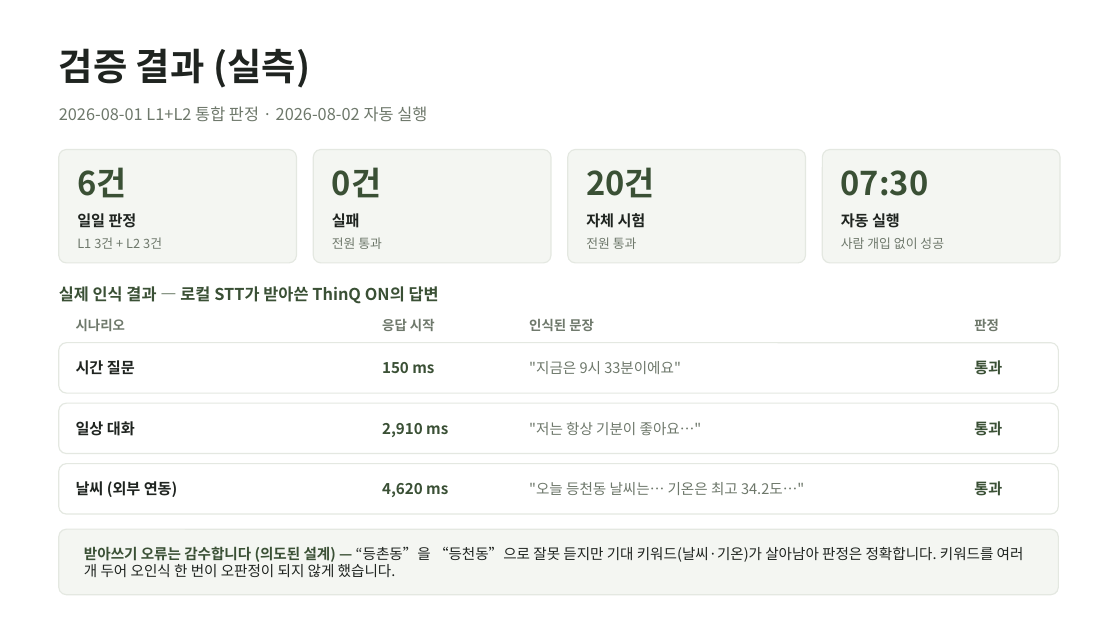
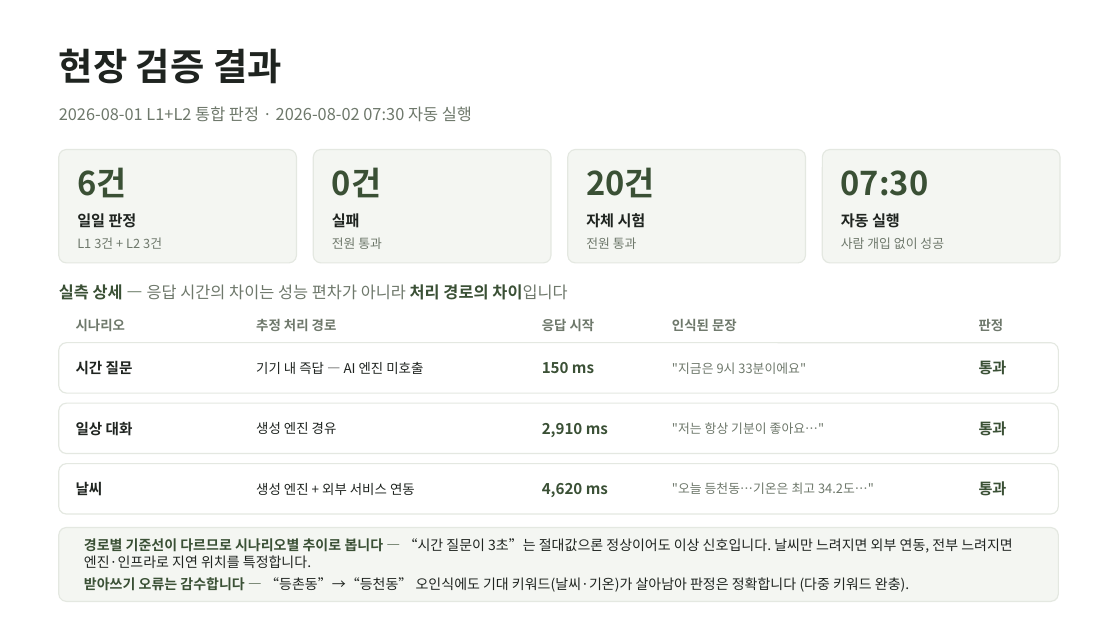
Before and after one commit to wonseok0415/wonseok-lab, a slide deck: slide 11 of thinqreal/fieldcheck/FieldCheck_진행보고_20260802.pptx. Drawn at 1120x630 pixels with LibreOffice and Linux fonts; fonts in the diff are those of the drawing. Boxes give left, top, right and bottom in pixels: in the first picture for what was removed or moved away, otherwise in the second. Text is boxed around its words. In the diff, an @@ line names an element or a change of style, - is before the commit and + after.

```diff
--- a/thinqreal/fieldcheck/FieldCheck_진행보고_20260802.pptx
+++ b/thinqreal/fieldcheck/FieldCheck_진행보고_20260802.pptx
@@ text at [59, 48, 282, 84]: text changed @@
-검증 결과 (실측)
+현장 검증 결과
@@ text at [59, 106, 472, 122]: text changed @@
-2026-08-01 L1+L2 통합 판정 · 2026-08-02 자동 실행
+2026-08-01 L1+L2 통합 판정 · 2026-08-02 07:30 자동 실행
@@ text at [59, 284, 567, 300]: text changed; text colour #3A5035 to #6E786B; bold off @@
-실제 인식 결과 — 로컬 STT가 받아쓴 ThinQ ON의 답변
+실측 상세 — 응답 시간의 차이는 성능 편차가 아니라 처리 경로의 차이입니다
@@ text added at [256, 319, 337, 331], 11.5 pt, text #6E786B, bold @@
+추정 처리 경로
@@ text "응답 시작": place and size @@
-text "응답 시작" at [382, 319, 435, 331]
+text "응답 시작" at [542, 319, 595, 331]
@@ text "인식된 문장": place and size @@
-text "인식된 문장" at [529, 319, 594, 331]
+text "인식된 문장" at [672, 319, 737, 331]
@@ text "판정": place and size @@
-text "판정" at [974, 319, 999, 331]
+text "판정" at [979, 319, 1004, 331]
@@ text "시간 질문" at [76, 360, 133, 375]: size 13 to 12.5 pt @@
@@ text "150 ms": place and size @@
-text "150 ms" at [382, 362, 434, 373]
+text "150 ms" at [542, 362, 594, 373]
@@ text ""지금은 9시 33분이에요"": place and size @@
-text ""지금은 9시 33분이에요"" at [529, 361, 681, 374]
+text ""지금은 9시 33분이에요"" at [672, 362, 806, 374]
@@ text ""지금은 9시 33분이에요"" at [672, 362, 806, 374]: size 12.5 to 11 pt @@
@@ text "통과": place and size @@
-text "통과" at [974, 360, 1002, 375]
+text "통과" at [979, 360, 1007, 375]
@@ text added at [256, 362, 423, 374], 11.5 pt, text #1F2420 @@
+기기 내 즉답 — AI 엔진 미호출
@@ text "일상 대화" at [76, 421, 133, 436]: size 13 to 12.5 pt @@
@@ text "2,910 ms": place and size @@
-text "2,910 ms" at [382, 423, 448, 437]
+text "2,910 ms" at [542, 423, 608, 437]
@@ text ""저는 항상 기분이 좋아요…"" at [672, 422, 825, 434]: size 12.5 to 11 pt @@
@@ text ""저는 항상 기분이 좋아요…"": place and size @@
-text ""저는 항상 기분이 좋아요…"" at [529, 422, 702, 435]
+text ""저는 항상 기분이 좋아요…"" at [672, 422, 825, 434]
@@ text "통과": place and size @@
-text "통과" at [974, 421, 1002, 436]
+text "통과" at [979, 421, 1007, 436]
@@ text added at [256, 422, 337, 434], 11.5 pt, text #1F2420 @@
+생성 엔진 경유
@@ text "4,620 ms": place and size @@
-text "4,620 ms" at [382, 483, 448, 497]
+text "4,620 ms" at [542, 483, 608, 497]
@@ text "통과": place and size @@
-text "통과" at [974, 481, 1002, 496]
+text "통과" at [979, 481, 1007, 496]
@@ text at [76, 481, 103, 496]: text changed; size 13 to 12.5 pt @@
-날씨 (외부 연동)
+날씨
@@ text added at [256, 483, 415, 495], 11.5 pt, text #1F2420 @@
+생성 엔진 + 외부 서비스 연동
@@ text at [672, 482, 874, 494]: text changed; size 12.5 to 11 pt @@
-"오늘 등천동 날씨는… 기온은 최고 34.2도…"
+"오늘 등천동…기온은 최고 34.2도…"
@@ rounded rectangle: place and size @@
-rounded rectangle at [59, 529, 1059, 595]
+rounded rectangle at [59, 528, 1059, 602]
@@ rounded rectangle at [59, 528, 1059, 602]: proportions changed @@
@@ text at [84, 538, 1013, 592]: text changed; size 12.5 to 12 pt @@
-받아쓰기 오류는 감수합니다 (의도된 설계) — “등촌동”을 “등천동”으로 잘못 듣지만 기대 키워드(날씨·기온)가 살아남아 판정은 정확합니다. 키워드를 여러 개 두어 오인식 한 번이 오판정이 되지 않게 했습니다.
+경로별 기준선이 다르므로 시나리오별 추이로 봅니다 — “시간 질문이 3초”는 절대값으론 정상이어도 이상 신호입니다. 날씨만 느려지면 외부 연동, 전부 느려지면 엔진·인프라로 지연 위치를 특정합니다.
+받아쓰기 오류는 감수합니다 — “등촌동”→“등천동” 오인식에도 기대 키워드(날씨·기온)가 살아남아 판정은 정확합니다 (다중 키워드 완충).
```
Also in this commit, not shown: 11 other slides changed, 4 other files.
